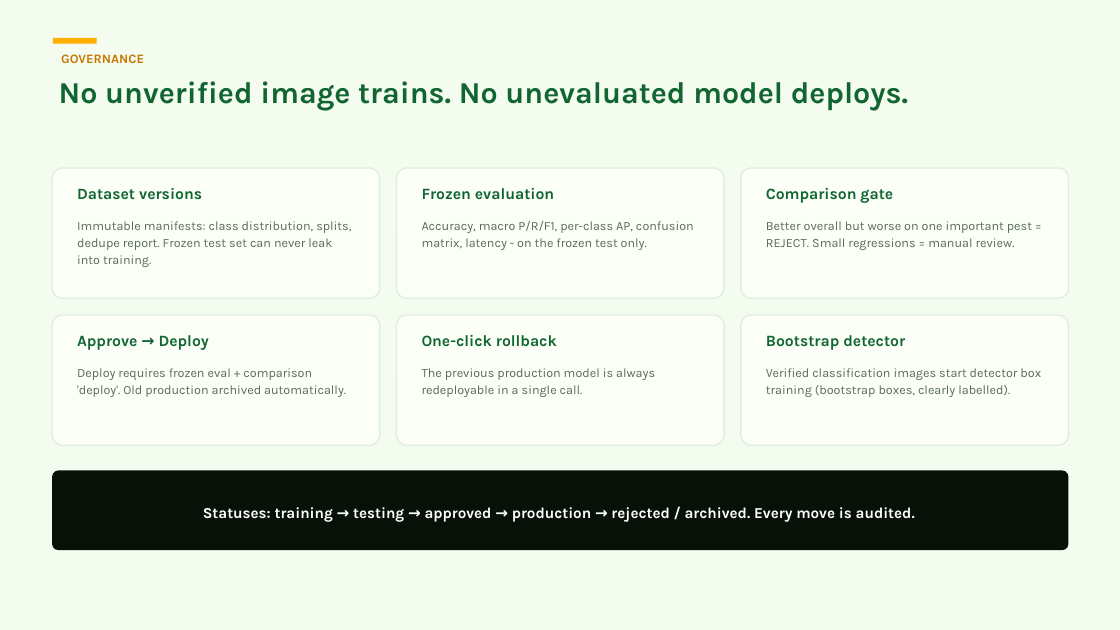
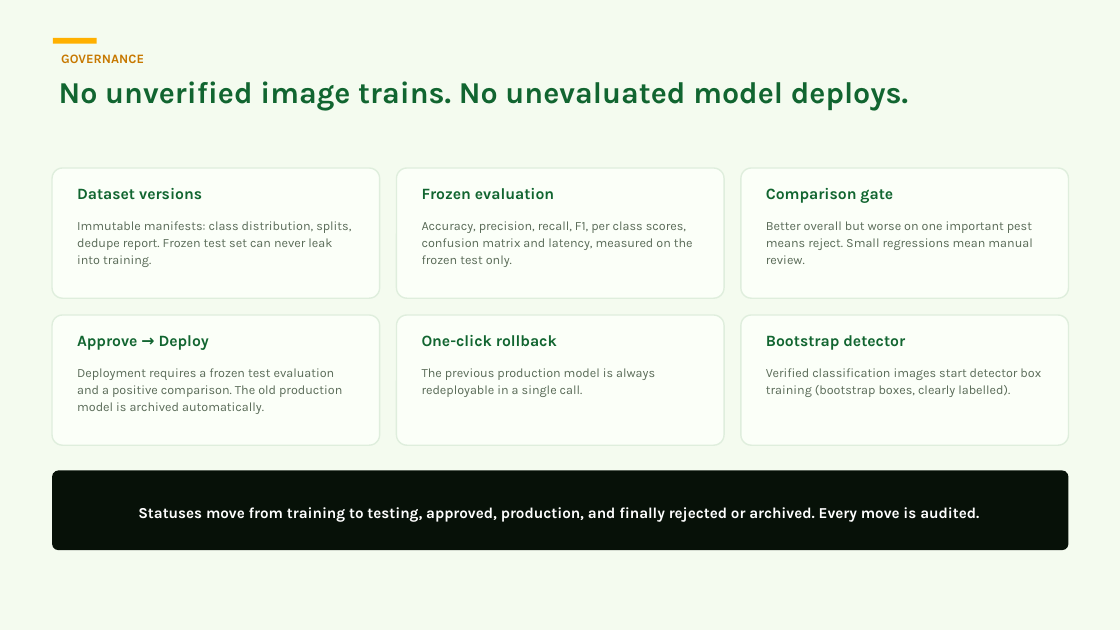
Before and after one commit to jagthapsaurabh/citrisurksha_ai, a slide deck: slide 24 of docs/pitch/CitriSuraksha_AI_Board_Pitch.pptx. Drawn at 1120x630 pixels with LibreOffice and Linux fonts; fonts in the diff are those of the drawing. Boxes give left, top, right and bottom in pixels: in the first picture for what was removed or moved away, otherwise in the second. Text is boxed around its words. In the diff, an @@ line names an element or a change of style, - is before the commit and + after.

```diff
--- a/docs/pitch/CitriSuraksha_AI_Board_Pitch.pptx
+++ b/docs/pitch/CitriSuraksha_AI_Board_Pitch.pptx
@@ text at box(422, 221, 693, 267): text changed @@
-Accuracy, macro P/R/F1, per-class AP, confusion matrix, latency - on the frozen test only.
+Accuracy, precision, recall, F1, per class scores, confusion matrix and latency, measured on the frozen test only.
@@ text at box(766, 221, 1032, 264): text changed @@
-Better overall but worse on one important pest = REJECT. Small regressions = manual review.
+Better overall but worse on one important pest means reject. Small regressions mean manual review.
@@ text at box(77, 368, 342, 414): text changed @@
-Deploy requires frozen eval + comparison 'deploy'. Old production archived automatically.
+Deployment requires a frozen test evaluation and a positive comparison. The old production model is archived automatically.
@@ text at box(138, 507, 979, 522): text changed @@
-Statuses: training → testing → approved → production → rejected / archived. Every move is audited.
+Statuses move from training to testing, approved, production, and finally rejected or archived. Every move is audited.
```
Also in this commit, not shown: 25 other slides changed, 1 other file.
